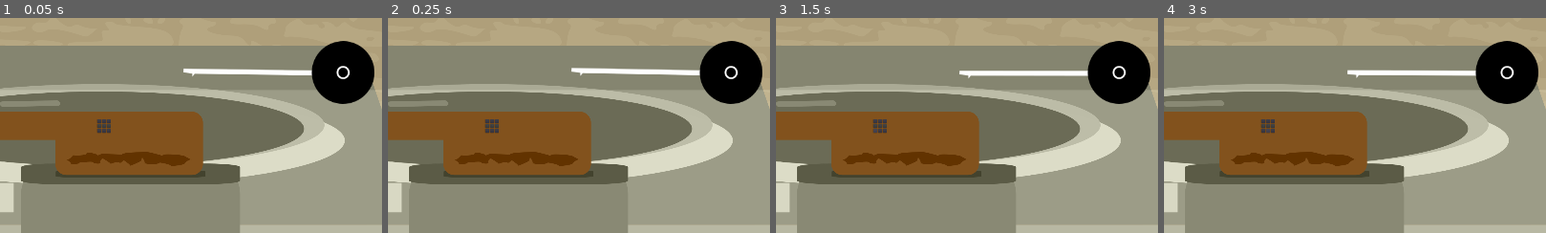
Above: before the commit, frames 1-4 (left to right).
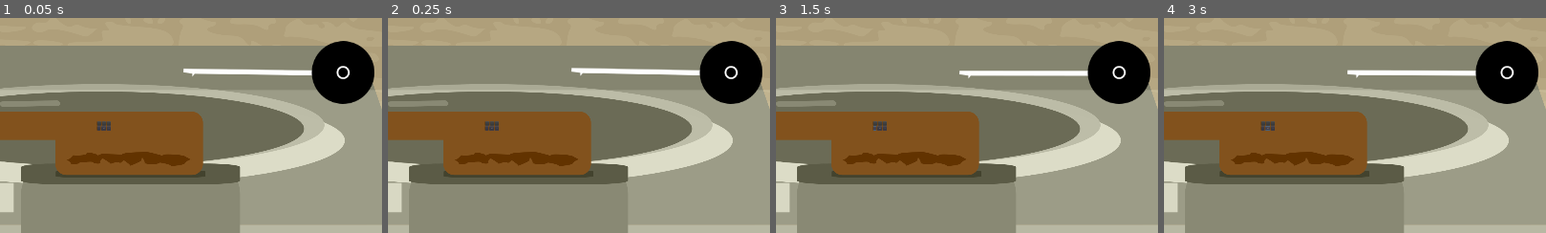
Above: after the commit, the same moments.

Repository: panorb/ludum-dare-47
Game: Godot game, scene res://Levels/RecordPlayerFront/RecordPlayerFront.tscn
The game is run twice, just before and just after one commit, with the same random seed, the same clock (stepped at 60 frames per second) and the same inputs.
Inputs (mouse positions are % of the whole screen's width and height, from its top left):
- Up to frame 1 (0.05 s): no input
- Up to frame 2 (0.25 s): no input
- Up to frame 3 (1.5 s): click (49, 49) at 0.5 s, where only the run before the commit has a clickable "^"; click (49, 51) at 1.25 s, where only the run after the commit has a clickable "-"
- Up to frame 4 (3 s): click (49, 51) at 2 s, where only the run before the commit has a clickable "^"; click (50, 51) at 2.75 s, where only the run after the commit has a clickable "M"
The pictures show only the part of the screen within x 36-86%, y 25-75%; the shares and areas given below are measured in that part.

The runs differ from the first frame. In frame 1, 0.1% of the frame differs, in the area x 25-29%, y 47-54%; in frame 2, 0.1%; in frame 3, 0.1%; in frame 4, 0.1%.

Commit message:
Updated combination lock to new system

Diff:
--- a/godot/Levels/RecordPlayerFront/CombinationLock/CombinationLock.tscn
+++ b/godot/Levels/RecordPlayerFront/CombinationLock/CombinationLock.tscn
@@ -1,24 +1,60 @@
 [gd_scene load_steps=2 format=2]
 
-[ext_resource path="res://Levels/RecordPlayerFront/CombinationLock/CombinationLockDigit.tscn" type="PackedScene" id=1]
+[ext_resource path="res://Levels/RecordPlayerFront/CombinationLock/combination_lock.gd" type="Script" id=1]
 
-[node name="CombinationLock" type="HBoxContainer"]
-margin_right = 40.0
-margin_bottom = 40.0
+[node name="CombinationLock" type="VBoxContainer"]
+margin_right = 49.0
+margin_bottom = 20.0
+script = ExtResource( 1 )
 __meta__ = {
 "_edit_use_anchors_": false
 }
 
-[node name="CombinationLockDigit" parent="." instance=ExtResource( 1 )]
-margin_right = 19.0
-margin_bottom = 68.0
+[node name="ContainerDigits" type="HBoxContainer" parent="."]
+margin_right = 69.0
+margin_bottom = 20.0
 
-[node name="CombinationLockDigit2" parent="." instance=ExtResource( 1 )]
-margin_left = 23.0
-margin_right = 42.0
-margin_bottom = 68.0
+[node name="Digit1" type="Button" parent="ContainerDigits"]
+margin_right = 20.0
+margin_bottom = 20.0
+disabled = true
+text = "1"
 
-[node name="CombinationLockDigit3" parent="." instance=ExtResource( 1 )]
-margin_left = 46.0
-margin_right = 65.0
-margin_bottom = 68.0
+[node name="Digit2" type="Button" parent="ContainerDigits"]
+margin_left = 24.0
+margin_right = 44.0
+margin_bottom = 20.0
+disabled = true
+text = "2"
+
+[node name="Digit3" type="Button" parent="ContainerDigits"]
+margin_left = 48.0
+margin_right = 68.0
+margin_bottom = 20.0
+disabled = true
+text = "3"
+
+[node name="ContainerContainer" type="HBoxContainer" parent="."]
+margin_top = 24.0
+margin_right = 69.0
+margin_bottom = 44.0
+
+[node name="ButtonSubtract" type="Button" parent="ContainerContainer"]
+margin_right = 17.0
+margin_bottom = 20.0
+text = "-"
+
+[node name="ButtonMode" type="Button" parent="ContainerContainer"]
+margin_left = 21.0
+margin_right = 45.0
+margin_bottom = 20.0
+text = "M"
+
+[node name="ButtonAdd" type="Button" parent="ContainerContainer"]
+margin_left = 49.0
+margin_right = 69.0
+margin_bottom = 20.0
+text = "+"
+[connection signal="pressed" from="ContainerContainer/ButtonSubtract" to="." method="_on_ButtonSubtract_pressed"]
+[connection signal="pressed" from="ContainerContainer/ButtonMode" to="." method="_on_ButtonMode_pressed"]
+[connection signal="pressed" from="ContainerContainer/ButtonAdd" to="." method="_on_ButtonAdd_pressed"]
--- a/godot/Levels/RecordPlayerFront/CombinationLock/CombinationLockDigit.tscn
+++ /dev/null
@@ -1,30 +0,0 @@
-[gd_scene load_steps=2 format=2]
-
-[ext_resource path="res://Levels/RecordPlayerFront/CombinationLock/combination_lock_digit.gd" type="Script" id=2]
-
-[node name="CombinationLockDigit" type="VBoxContainer"]
-margin_right = 40.0
-margin_bottom = 40.0
-script = ExtResource( 2 )
-__meta__ = {
-"_edit_use_anchors_": false
-}
-
-[node name="Up" type="Button" parent="."]
-margin_right = 40.0
-margin_bottom = 20.0
-text = "^"
-
-[node name="Digit" type="Button" parent="."]
-margin_top = 24.0
-margin_right = 40.0
-margin_bottom = 44.0
-disabled = true
-
-[node name="Down" type="Button" parent="."]
-margin_top = 48.0
-margin_right = 40.0
-margin_bottom = 68.0
-text = "^"
-[connection signal="pressed" from="Up" to="." method="_on_Up_pressed"]
-[connection signal="pressed" from="Down" to="." method="_on_Down_pressed"]
--- /dev/null
+++ b/godot/Levels/RecordPlayerFront/CombinationLock/combination_lock.gd
@@ -0,0 +1,38 @@
+extends VBoxContainer
+
+# All digits
+onready var digits := $ContainerDigits.get_children()
+
+var number := 123 # Currently displayed number
+var mode := 0 # Which digit are we editing? 10^mode
+
+func _ready():
+	refresh_number_digits()
+
+# The ui digits need to be refreshed manually after every change
+func refresh_number_digits():
+	# Make sure that numbers is in constraints
+	var max_number := int("9".repeat(len(digits)))
+	number = clamp(number, 0, max_number)
+	var number_str := str(number)
+
+	# Make sure all number strings are the same digit length
+	for i in range(len(digits) - len(number_str)):
+		number_str = "0" + number_str
+
+	# Set the individual ui digits to their value
+	for i in len(number_str):
+		digits[i].text = number_str[i]
+
+func _on_ButtonAdd_pressed():
+	number += pow(10, mode)
+	refresh_number_digits()
+
+
+func _on_ButtonSubtract_pressed():
+	number -= pow(10, mode)
+	refresh_number_digits()
+
+
+func _on_ButtonMode_pressed():
+	mode = (mode + 1) % 3
--- a/godot/Levels/RecordPlayerFront/CombinationLock/combination_lock_digit.gd
+++ /dev/null
@@ -1,22 +0,0 @@
-extends VBoxContainer
-
-
-export var val=3
-signal was_changed
-
-func _ready():
-	update_text()
-
-func update_text() ->void:
-	get_child(1).set_text(str(val))
-	emit_signal("was_changed")
-
-func _on_Up_pressed():
-	val+=1
-	val = clamp(val,0.0,9.0)
-	update_text()
-
-func _on_Down_pressed():
-	val-=1
-	val = clamp(val,0.0,9.0)
-	update_text()
--- a/godot/Levels/RecordPlayerFront/RecordPlayerFront.tscn
+++ b/godot/Levels/RecordPlayerFront/RecordPlayerFront.tscn
@@ -1,7 +1,7 @@
 [gd_scene load_steps=5 format=2]
 
 [ext_resource path="res://Levels/RecordPlayerFront/record_player_front.gd" type="Script" id=1]
-[ext_resource path="res://Levels/RecordPlayerFront/CombinationLock/combination_lock_front.png" type="Texture" id=2]
+[ext_resource path="res://Levels/RecordPlayerFront/record_player_front.png" type="Texture" id=2]
 [ext_resource path="res://Levels/RecordPlayerFront/CombinationLock/CombinationLock.tscn" type="PackedScene" id=3]
 [ext_resource path="res://Levels/RecordPlayerFront/RecordPlayerNeedle.tscn" type="PackedScene" id=4]
 
@@ -33,10 +33,10 @@
 }
 
 [node name="CombinationLock" parent="CanvasLayer/Control/CenterContainer" instance=ExtResource( 3 )]
-margin_left = 1887.0
-margin_top = 1046.0
-margin_right = 1952.0
-margin_bottom = 1114.0
+margin_left = 1885.0
+margin_top = 1058.0
+margin_right = 1954.0
+margin_bottom = 1102.0
 size_flags_horizontal = 3
 size_flags_vertical = 3
 
Renamed: godot/Levels/RecordPlayerFront/CombinationLock/combination_lock_front.png -> godot/Levels/RecordPlayerFront/record_player_front.png
Not shown, changed: godot/Levels/RecordPlayerFront/record_player_front.png.import
